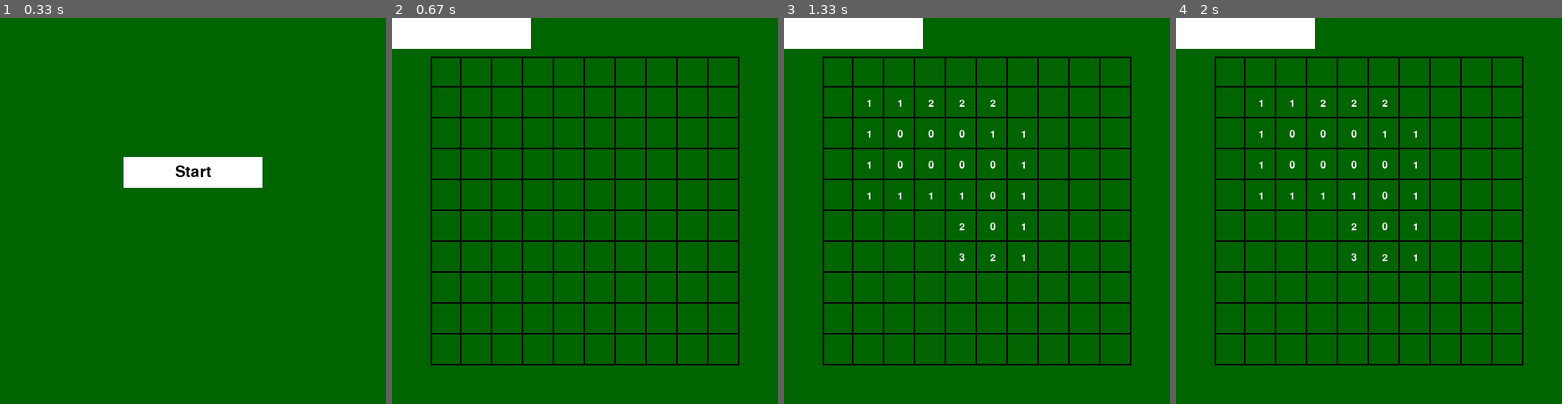
Above: before the commit, frames 1-4 (left to right).
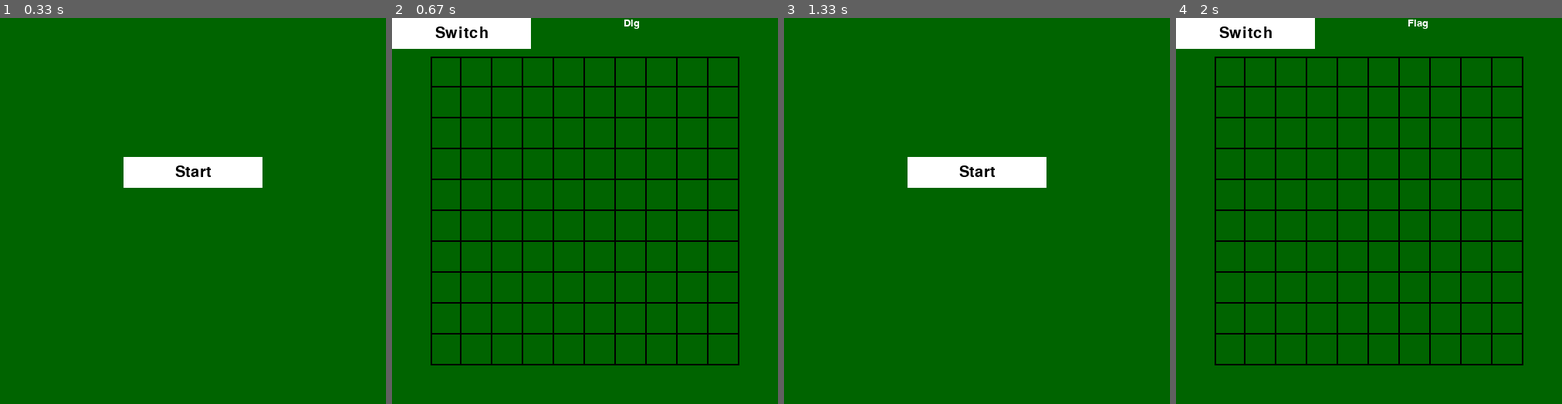
Above: after the commit, the same moments.

Repository: KaL844/pygame-minesweeper
Game: pygame game, started from main.py
Same seed, same stepped clock (60 frames per second), same inputs: the game is played once before the commit and once after it.
Inputs (mouse positions are in pixels of both pictures, inside the frame that each line leads up to):
- Up to frame 1 (0.33 s): no input
- Up to frame 2 (0.67 s): click "Start" at 0.38 s
- Up to frame 3 (1.33 s): click (1015, 295) at 0.72 s; click (977, 211) at 1.05 s
- Up to frame 4 (2 s): click (1369, 172) at 1.55 s, where only the run after the commit has a clickable "Start"; click (1245, 33) at 1.88 s, where only the run after the commit has a clickable "Switch"

Frame 1 is identical in both runs. In frame 2, 0.3% of the frame differs, in the area x 11-64%, y 0-6%; in frame 3, 13%, in the area x 0-90%, y 0-90%; in frame 4, 0.7%.

Commit message:
[add] end game panel

Diff:
--- a/conf/game/GameScene.json
+++ b/conf/game/GameScene.json
@@ -6,7 +6,34 @@
         "y": 250,
         "anchor": "MID_CENTER"
     },
+
     "switchBtn": {
+        "text": "Switch",
+        "x": 0,
+        "y": 0
+    },
 
+    "modeLabel": {
+        "x": 300,
+        "y": 0
+    },
+
+    "endGamePanel": {
+        "x": 250,
+        "y": 250,
+        "width": 500,
+        "height": 500,
+        "anchor": "MID_CENTER",
+        "backgroundColor": [0, 0, 0, 200],
+        "isVisible": false,
+        "children": {
+            "returnBtn": {
+                "component": "Button",
+                "text": "Return",
+                "x": 250,
+                "y": 250,
+                "anchor": "MID_CENTER"
+            }
+        }
     }
 }
--- a/modules/game/scenes.py
+++ b/modules/game/scenes.py
@@ -1,7 +1,7 @@
 import pygame
 from components.button import Button
 from components.label import Label
-from components.scene import Scene
+from components.scene import Scene, SceneManager
 from components.panel import Panel
 from components.shape import Line
 from modules.game.logic import GameLogic
@@ -20,15 +20,26 @@
 
         self.logic = GameLogic()
         self.isDigging = True
+        self.isRunning = True
         self.switchBtn = Button(conf=self.conf["switchBtn"])
         self.boardPanel = Panel(conf=self.conf["boardPanel"])
+        self.modeLabel = Label(conf=self.conf["modeLabel"])
+        self.modeLabel.setText("Dig" if self.isDigging else "Flag")
+
+        self.endGamePanel: Panel = Panel(conf=self.conf["endGamePanel"])
+        self.returnBtn: Button = self.endGamePanel.getChild("returnBtn")
+
+        self.init()
+
+    def init(self) -> None:
+        self.sceneMgr = SceneManager.getInstance()
+        self.returnBtn.addEventListener(MouseEvent.ON_TOUCH_END, self.onReturnClick)
+        self.boardPanel.addEventListener(MouseEvent.ON_TOUCH_END, self.onBoardClick)
+        self.switchBtn.addEventListener(MouseEvent.ON_TOUCH_END, self.onSwitchClick)
         self.width, self.height = self.boardPanel.getSize()
         self.cellWidth, self.cellHeight = self.width // GameLogic.BOARD_COLS, self.height // GameLogic.BOARD_ROWS
         self.addLines()
         self.addValues()
-
-        self.boardPanel.addEventListener(MouseEvent.ON_TOUCH_END, self.onBoardClick)
-        self.switchBtn.addEventListener(MouseEvent.ON_TOUCH_END, self.onSwitchClick)
 
     def addLines(self) -> None:
         for i in range(GameLogic.BOARD_COLS + 1):
@@ -51,8 +62,12 @@
 
         self.boardPanel.draw(screen)
         self.switchBtn.draw(screen)
+        self.modeLabel.draw(screen)
+        self.endGamePanel.draw(screen)
 
     def onBoardClick(self, context: MouseEventContext) -> None:
+        if not self.isRunning: return
+
         x, y = context['x'], context['y']
         localX, localY = self.boardPanel.getLocalPosition(x, y)
         row, col = localY // self.cellHeight, localX // self.cellWidth
@@ -76,8 +91,15 @@
             return
 
     def onSwitchClick(self, _: MouseEventContext) -> None:
+        if not self.isRunning: return
         self.isDigging = not self.isDigging
+        self.modeLabel.setText("Dig" if self.isDigging else "Flag")
+
+    def onReturnClick(self, _: MouseEventContext) -> None:
+        self.sceneMgr.clear()
+        from modules.lobby.scenes import StartScene
+        self.sceneMgr.push(StartScene())
 
     def endGame(self) -> None:
-        print("END GAME, YOU SUCKS!!")
-        pass
+        self.isRunning = False
+        self.endGamePanel.setVisible(True)
